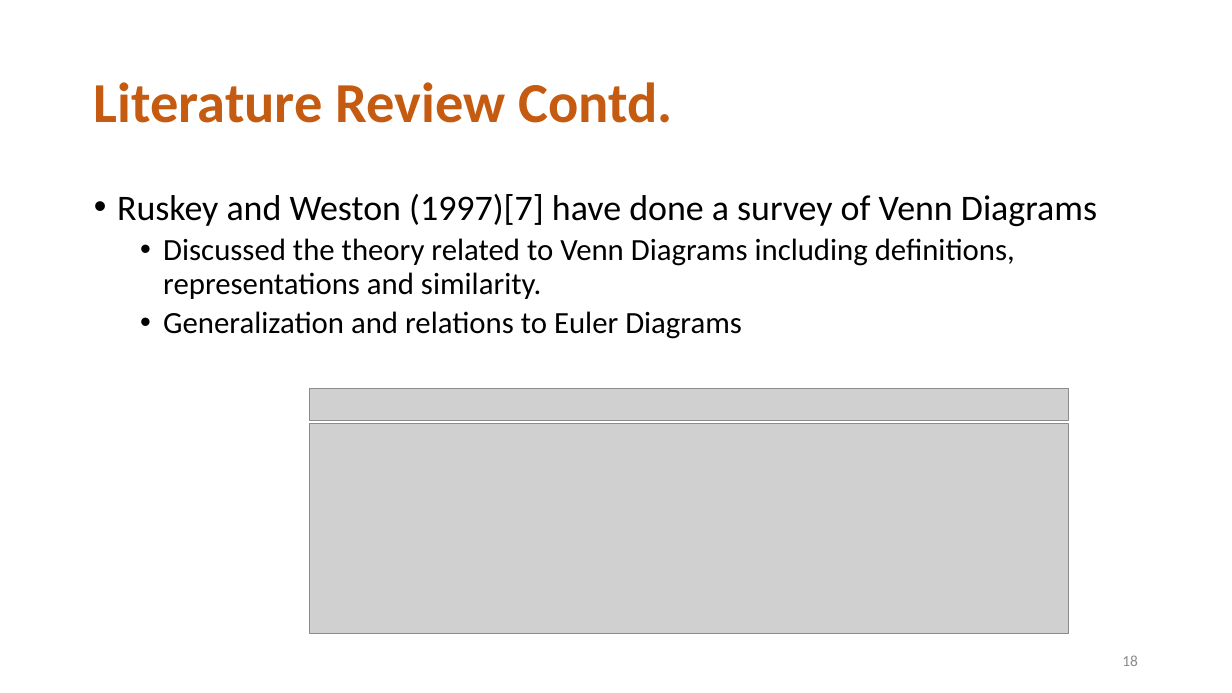
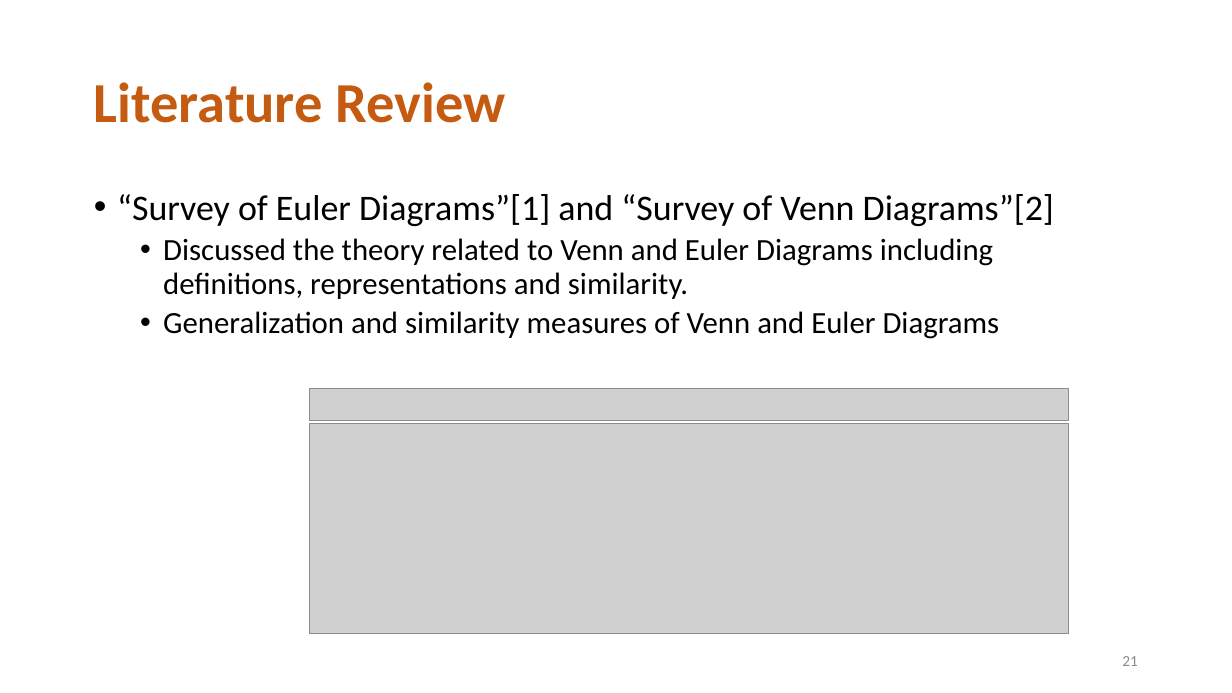
Before and after one commit to diunuge/Paper---Automatic-Assessment-of-Student-Answers-Consisting-of-Venn-and-Euler-Diagrams, a slide deck: slide 21 of MSc review/2/MSC review.pptx (slide 18 before the commit). Drawn at 1232x693 pixels with LibreOffice and Linux fonts; fonts in the diff are those of the drawing; grey boxes stand for pictures; background and template pictures are left out. Boxes give left, top, right and bottom in pixels: in the first picture for what was removed or moved away, otherwise in the second. Text is boxed around its words. In the diff, an @@ line names an element or a change of style, - is before the commit and + after.

```diff
--- a/MSc review/2/MSC review.pptx
+++ b/MSc review/2/MSC review.pptx
@@ title at (94,82,506,123): text changed @@
-Literature Review Contd.
+Literature Review
@@ text at (117,194,1054,339): text changed @@
-• Ruskey and Weston (1997)[7] have done a survey of Venn Diagrams
-  • Discussed the theory related to Venn Diagrams including definitions, representations and similarity.
-  • Generalization and relations to Euler Diagrams
+• “Survey of Euler Diagrams”[1] and “Survey of Venn Diagrams”[2]
+  • Discussed the theory related to Venn and Euler Diagrams including definitions, representations and similarity.
+  • Generalization and similarity measures of Venn and Euler Diagrams
@@ page number at (1122,656,1138,666): text changed @@
-18
+21
```
Also in this commit, not shown: 13 other slides changed, 24 slides added, 7 slides removed, 6 other files.
